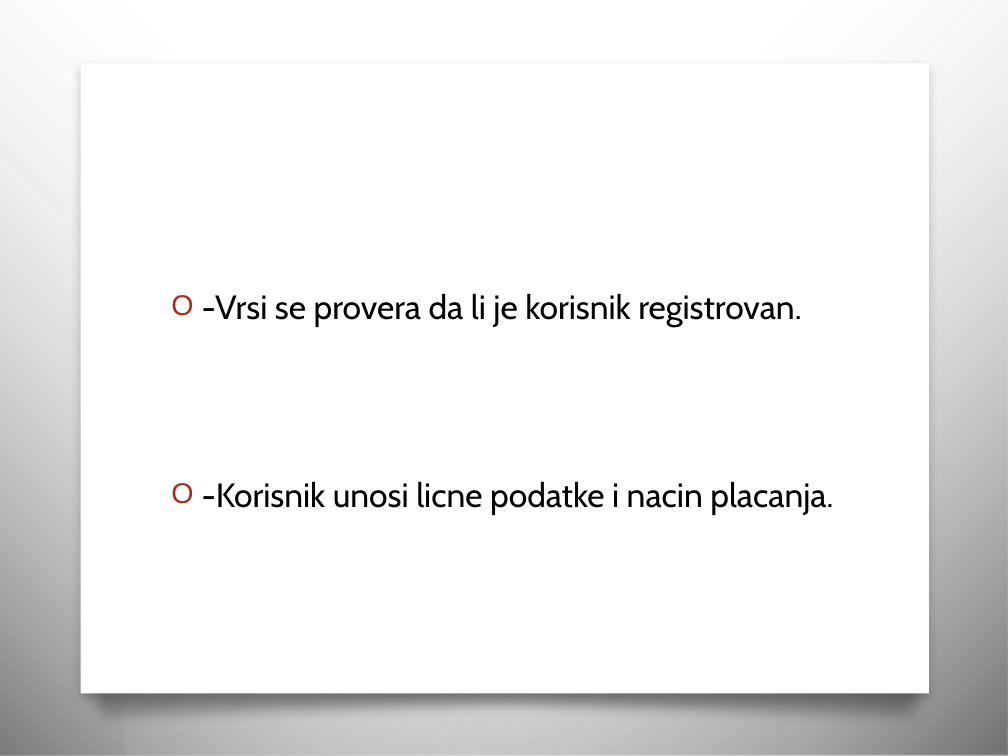
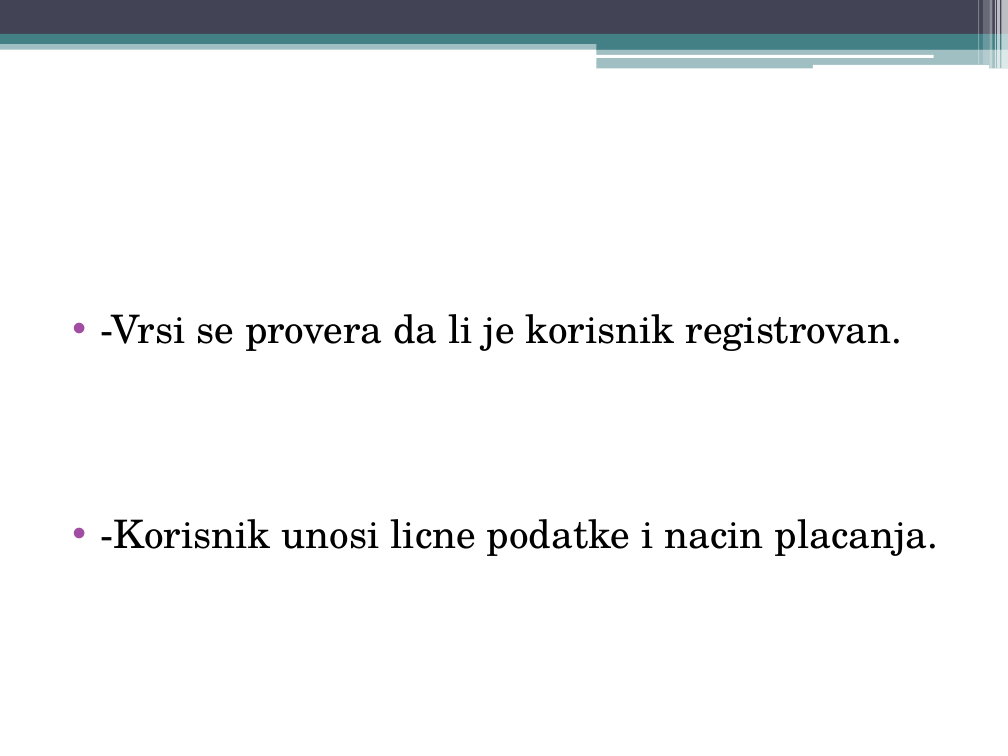
Before and after one commit to adameric1119s/USI-Projekat, a slide deck: slide 8 of King’s GYM.pptx (slide 10 before the commit). Drawn at 1008x756 pixels with LibreOffice and Linux fonts; fonts in the diff are those of the drawing; background and template pictures are left out. Boxes give left, top, right and bottom in pixels: in the first picture for what was removed or moved away, otherwise in the second. Text is boxed around its words. In the diff, an @@ line names an element or a change of style, - is before the commit and + after.

```diff
--- a/King’s GYM.pptx
+++ b/King’s GYM.pptx
@@ rectangle removed at (0,0,789,756) @@
@@ rectangle added at (0,0,1008,34), fill #424456 @@
@@ rectangle removed at (126,0,1008,756) @@
@@ rectangle added at (978,0,979,65), fill #FFFFFF at 30% opacity @@
@@ rectangle added at (983,0,989,65), fill #FFFFFF at 20% opacity @@
@@ rectangle added at (990,0,993,69), fill #FFFFFF at 40% opacity @@
@@ rectangle added at (995,0,996,69), fill #FFFFFF at 60% opacity @@
@@ rectangle added at (997,0,1000,69), fill #FFFFFF at 65% opacity @@
@@ rectangle added at (1002,0,1008,69), fill #FFFFFF at 65% opacity @@
@@ rectangle added at (0,40,1008,49), fill #438086 at 50% opacity @@
@@ rectangle added at (0,34,1008,44), fill #438086 @@
@@ rounded rectangle added at (596,54,933,57), fill #FFFFFF @@
@@ rectangle added at (597,39,1008,49), fill #438086 @@
@@ rectangle added at (597,48,1008,69), fill #438086 at 50% opacity @@
@@ rectangle removed at (81,64,929,694) @@
@@ rounded rectangle added at (812,65,989,69), fill #FFFFFF @@
@@ text "-Vrsi se provera da li ...": place and size @@
-text "-Vrsi se provera da li ..." at (202,293,833,515)
+text "-Vrsi se provera da li ..." at (101,314,939,556)
@@ text "-Vrsi se provera da li ..." at (101,314,939,556): size 24 to 28 pt, font Cabin to TeX Gyre Schola; bullet O to •; less space between paragraphs; bullet colour #AA2B1E to #A04DA3 @@
@@ freeform shape removed at (70,669,942,729) @@
```
Also in this commit, not shown: 13 other slides changed, 1 slide removed, 2 other files.
